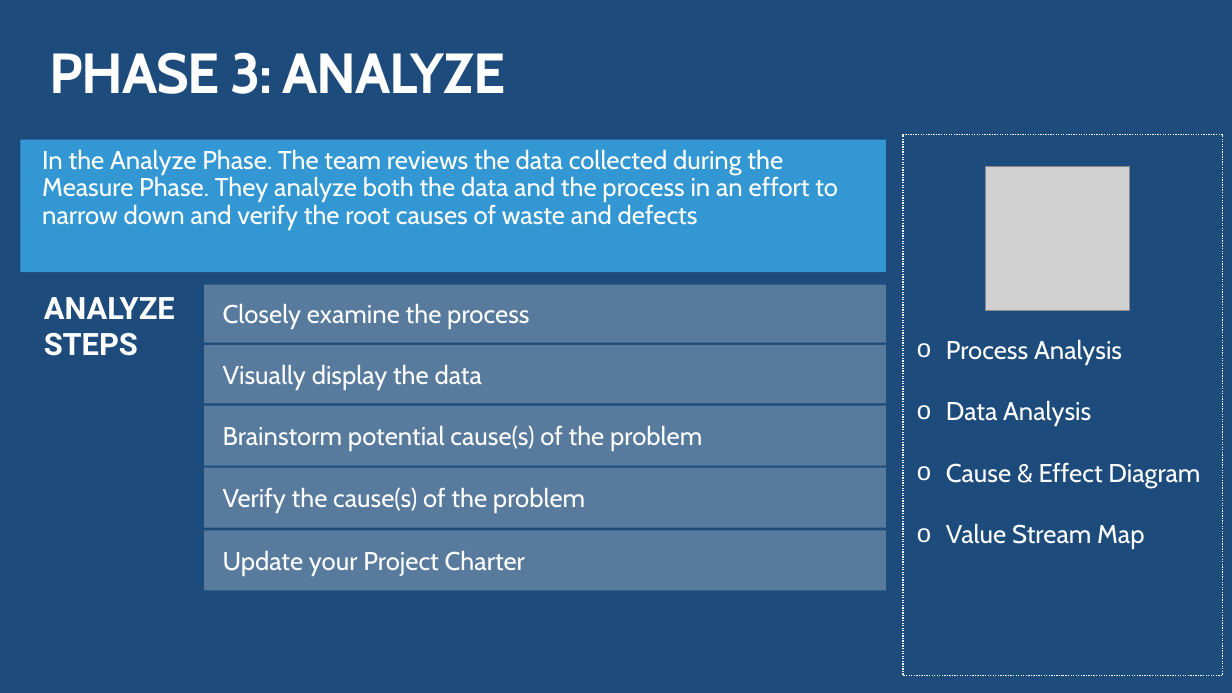
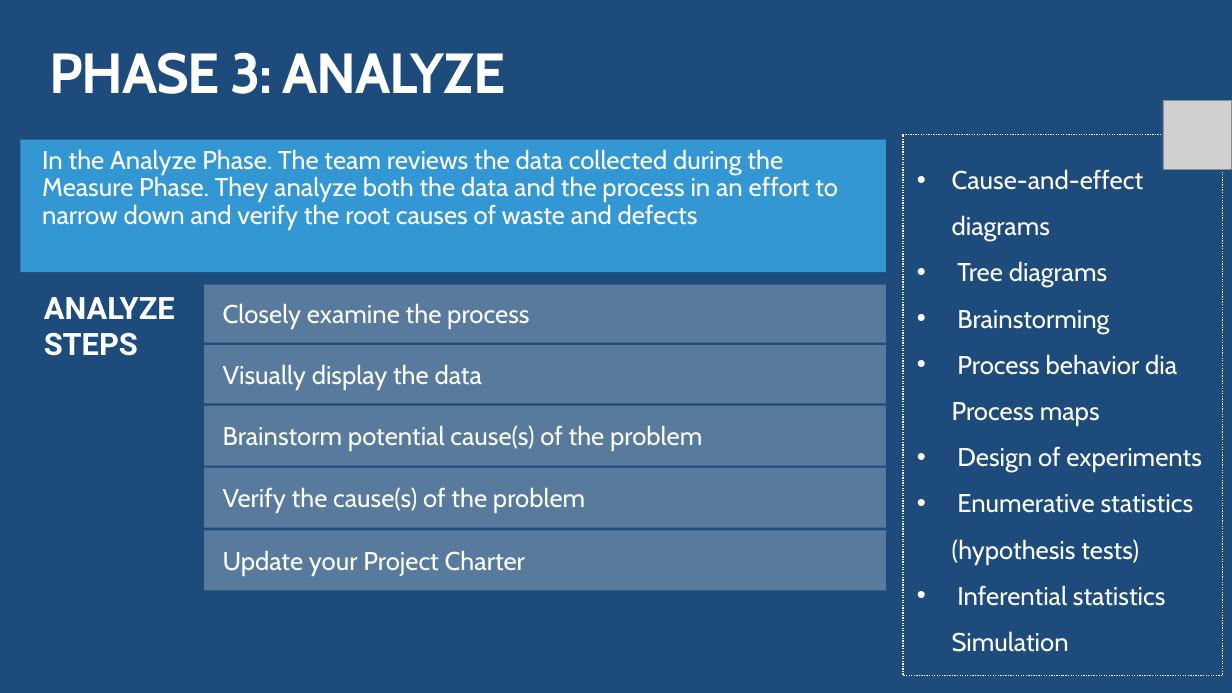
Before and after one commit to daotk/cdkpt, a slide deck: slide 23 of SPQM/Team Assignment/Team Assignment 02/K16T1-Team15-Team Assignment2/K16T1-Team15-Team Assignment2-Presentation.pptx. Drawn at 1232x693 pixels with LibreOffice and Linux fonts; fonts in the diff are those of the drawing; grey boxes stand for pictures. Boxes give left, top, right and bottom in pixels: in the first picture for what was removed or moved away, otherwise in the second. Text is boxed around its words. In the diff, an @@ line names an element or a change of style, - is before the commit and + after.

```diff
--- a/SPQM/Team Assignment/Team Assignment 02/K16T1-Team15-Team Assignment2/K16T1-Team15-Team Assignment2-Presentation.pptx
+++ b/SPQM/Team Assignment/Team Assignment 02/K16T1-Team15-Team Assignment2/K16T1-Team15-Team Assignment2-Presentation.pptx
@@ picture: place and size @@
-picture at <box>986,166,1130,311</box>
+picture at <box>1163,100,1232,168</box>
@@ text in rectangle at <box>952,169,1202,652</box>: text changed @@
-o Process Analysis
-o Data Analysis
-o Cause & Effect Diagram
-o Value Stream Map
+• Cause-and-effect diagrams
+• Tree diagrams
+• Brainstorming
+• Process behavior dia Process maps
+• Design of experiments
+• Enumerative statistics (hypothesis tests)
+• Inferential statistics Simulation
```
Also in this commit, not shown: 6 other slides changed.
